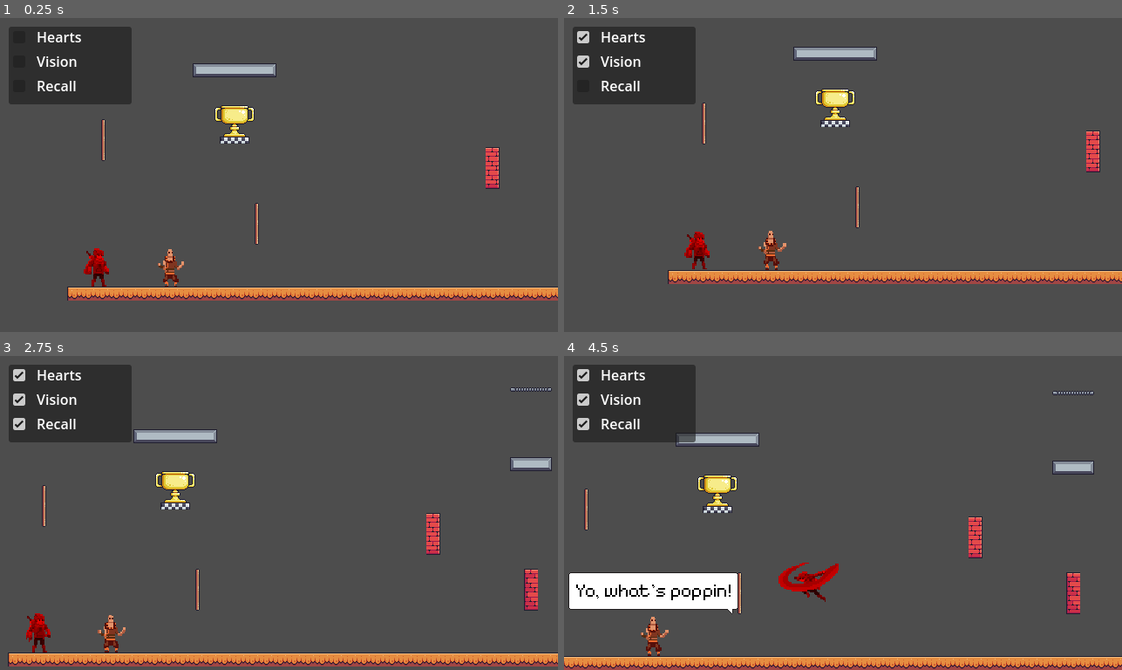
Above: before the commit, frames 1-4 (two rows, left to right).
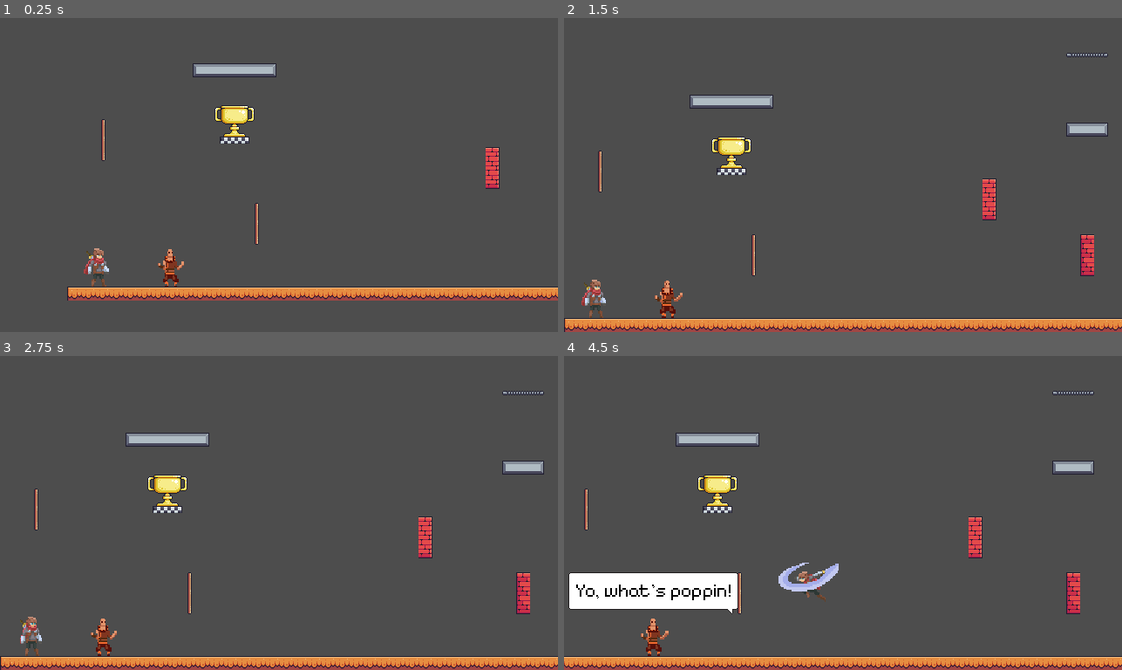
Above: after the commit, the same moments.

Repository: DeVelox/Niro
Game: Godot game, scene res://main.tscn
Same seed, same stepped clock (60 frames per second), same inputs: the game is played once before the commit and once after it.
Inputs (mouse positions are in pixels of both pictures, inside the frame that each line leads up to):
- Up to frame 1 (0.25 s): no input
- Up to frame 2 (1.5 s): click (580, 36) at 0.5 s, where only the run before the commit has a clickable "Hearts"; click (580, 61) at 1.25 s, where only the run before the commit has a clickable "Vision"
- Up to frame 3 (2.75 s): click (16, 425) at 2 s, where only the run before the commit has a clickable "Recall"
- Up to frame 4 (4.5 s): hold D (right) 2.78-4.28 s; tap Shift (dash) at 2.85, 4.35 s; tap Space (jump) at 3.02, 3.77 s; tap F (interact) at 3.6 s; hold A (left) from 4.28 s (still down)

The runs differ from the first frame. In frame 1, 5.7% of the frame differs, in the area x 1-24%, y 2-86%; in frame 2, 18%, in the area x 0-100%, y 2-100%; in frame 3, 14%; in frame 4, 6.1%.

Commit message:
Added debug menu (press F4)

Diff:
--- a/data_store.gd
+++ b/data_store.gd
@@ -5,3 +5,6 @@
 var scene_history: Array[String]
 
 var spawn_point: Vector2
+
+var debug_path: Array[Vector2]
+var debug_properties: Array[String]
--- a/main.gd
+++ b/main.gd
@@ -1,9 +1,6 @@
 extends Node
 @export_file("*.tscn") var current_scene: String
 @onready var spawn: Marker2D = $Spawn
-@onready var hearts: CheckBox = $CanvasLayer/Panel/VFlowContainer/Hearts
-@onready var vision: CheckBox = $CanvasLayer/Panel/VFlowContainer/Vision
-@onready var recall: CheckBox = $CanvasLayer/Panel/VFlowContainer/Recall
 
 
 # Called when the node enters the scene tree for the first time.
@@ -20,46 +17,7 @@
 		load_player.position = spawn.position
 	add_child(load_player)
 
-	_init_checkbox()
-
 
 # Called every frame. 'delta' is the elapsed time since the previous frame.
 func _process(_delta):
 	pass
-
-
-# Debug UI for testing the upgrade system
-func _on_hearts_toggled(toggled_on: bool) -> void:
-	if toggled_on:
-		Upgrades.buy(Upgrades.Type.HEARTS)
-		Upgrades.add_heart()
-		print_debug(Upgrades.hearts)
-	else:
-		Upgrades.sell(Upgrades.Type.HEARTS)
-	_reload()
-
-
-func _on_vision_toggled(toggled_on: bool) -> void:
-	if toggled_on:
-		Upgrades.buy(Upgrades.Type.VISION)
-	else:
-		Upgrades.sell(Upgrades.Type.VISION)
-	_reload()
-
-
-func _on_recall_toggled(toggled_on: bool) -> void:
-	if toggled_on:
-		Upgrades.buy(Upgrades.Type.RECALL)
-	else:
-		Upgrades.sell(Upgrades.Type.RECALL)
-	_reload()
-
-
-func _init_checkbox():
-	hearts.set_pressed_no_signal(Upgrades.check(Upgrades.Type.HEARTS))
-	vision.set_pressed_no_signal(Upgrades.check(Upgrades.Type.VISION))
-	recall.set_pressed_no_signal(Upgrades.check(Upgrades.Type.RECALL))
-
-
-func _reload():
-	get_tree().reload_current_scene()
--- a/main.tscn
+++ b/main.tscn
@@ -10,51 +10,3 @@
 position = Vector2(130, 260)
 
 [node name="CanvasLayer" type="CanvasLayer" parent="."]
-
-[node name="Panel" type="Panel" parent="CanvasLayer"]
-offset_left = 10.0
-offset_top = 10.0
-offset_right = 151.0
-offset_bottom = 99.0
-
-[node name="VFlowContainer" type="VFlowContainer" parent="CanvasLayer/Panel"]
-layout_mode = 1
-anchors_preset = 15
-anchor_right = 1.0
-anchor_bottom = 1.0
-grow_horizontal = 2
-grow_vertical = 2
-
-[node name="Hearts" type="CheckBox" parent="CanvasLayer/Panel/VFlowContainer"]
-layout_mode = 2
-
-[node name="Label" type="Label" parent="CanvasLayer/Panel/VFlowContainer/Hearts"]
-layout_mode = 0
-offset_left = 32.0
-offset_right = 84.0
-offset_bottom = 23.0
-text = "Hearts"
-
-[node name="Vision" type="CheckBox" parent="CanvasLayer/Panel/VFlowContainer"]
-layout_mode = 2
-
-[node name="Label" type="Label" parent="CanvasLayer/Panel/VFlowContainer/Vision"]
-layout_mode = 0
-offset_left = 32.0
-offset_right = 79.0
-offset_bottom = 23.0
-text = "Vision"
-
-[node name="Recall" type="CheckBox" parent="CanvasLayer/Panel/VFlowContainer"]
-layout_mode = 2
-
-[node name="Label" type="Label" parent="CanvasLayer/Panel/VFlowContainer/Recall"]
-layout_mode = 0
-offset_left = 32.0
-offset_right = 78.0
-offset_bottom = 23.0
-text = "Recall"
-
-[connection signal="toggled" from="CanvasLayer/Panel/VFlowContainer/Hearts" to="." method="_on_hearts_toggled"]
-[connection signal="toggled" from="CanvasLayer/Panel/VFlowContainer/Vision" to="." method="_on_vision_toggled"]
-[connection signal="toggled" from="CanvasLayer/Panel/VFlowContainer/Recall" to="." method="_on_recall_toggled"]
--- a/player/player.gd
+++ b/player/player.gd
@@ -65,12 +65,7 @@
 	move_and_slide()
 	_coyote()
 
-	_debug()
-
-
-func _debug():
-	_clear()
-	_debug_color(!is_climbing_bottom, Color.RED)
+	_debug_clear()
 
 
 func _movement(delta: float) -> void:
@@ -501,12 +496,17 @@
 	can_take_damage = true
 
 
-func _clear() -> void:
+func _debug_clear() -> void:
 	modulate = Color.WHITE
 
 
-func _debug_color(property: bool, color: Color) -> void:
-	if property:
+func debug_color(property: String, invert: bool, color: Color) -> void:
+	var state: bool
+	if get(property):
+		state = get(property)
+	if invert:
+		state = not state
+	if state:
 		modulate = color
 
 
--- a/player/player.tscn
+++ b/player/player.tscn
@@ -32,6 +32,7 @@
 [ext_resource type="Texture2D" uid="uid://cjayn8eck7ua6" path="res://temp/adventurer/adventurer-wall-slide-01.png" id="28_2yuen"]
 [ext_resource type="AudioStream" uid="uid://c3cry3vws4b6j" path="res://temp/jump.ogg" id="29_hpjs7"]
 [ext_resource type="Texture2D" uid="uid://dnm7ya8rtxqy1" path="res://temp/double_jump.png" id="30_cadxq"]
+[ext_resource type="PackedScene" uid="uid://jbo4xpcv06af" path="res://prefabs/debug.tscn" id="33_7luae"]
 
 [sub_resource type="SpriteFrames" id="SpriteFrames_13nta"]
 animations = [{
@@ -370,6 +371,8 @@
 scale = Vector2(1, 0.4375)
 sprite_frames = SubResource("SpriteFrames_1xcut")
 animation = &"double_jump"
+
+[node name="Debug" parent="." instance=ExtResource("33_7luae")]
 
 [connection signal="timeout" from="Timers/DashTimer" to="." method="_on_dash_finished"]
 [connection signal="timeout" from="Timers/SlideTimer" to="." method="_on_slide_finished"]
--- /dev/null
+++ b/prefabs/debug.gd
@@ -0,0 +1,84 @@
+extends CanvasLayer
+
+const MENU_ROW = preload("res://prefabs/menu_row.tscn")
+
+@onready var hearts: CheckBox = $MarginContainer/DebugUpgrades/MarginContainer/VBoxContainer/Hearts
+@onready var vision: CheckBox = $MarginContainer/DebugUpgrades/MarginContainer/VBoxContainer/Vision
+@onready var recall: CheckBox = $MarginContainer/DebugUpgrades/MarginContainer/VBoxContainer/Recall
+
+
+func _ready() -> void:
+	DataStore.debug_properties = _init_properties(owner.get_property_list())
+	_init_menu(DataStore.debug_properties, MENU_ROW.instantiate())
+	_init_checkbox()
+
+
+# Called every frame. 'delta' is the elapsed time since the previous frame.
+func _process(_delta: float) -> void:
+	_toggle()
+
+
+func _init_properties(_properties: Array[Dictionary]) -> Array[String]:
+	var list: Array[String] = ["disabled"]
+	for property in _properties:
+		if property["type"] == 1 and property["usage"] == 4096:
+			list.append(property["name"])
+	return list
+
+
+func _init_menu(_properties: Array[String], _menu_row: Node) -> void:
+	var add = _menu_row.get_child(0).get_child(3)
+	add.pressed.connect(_on_add_pressed)
+	%MenuList.add_child(_menu_row)
+
+
+func _on_add_pressed() -> void:
+	_init_menu(DataStore.debug_properties, MENU_ROW.instantiate())
+
+
+# Debug UI for testing the upgrade system
+func _on_hearts_toggled(toggled_on: bool) -> void:
+	if toggled_on:
+		Upgrades.buy(Upgrades.Type.HEARTS)
+		Upgrades.add_heart()
+	else:
+		Upgrades.sell(Upgrades.Type.HEARTS)
+	_reload()
+
+
+func _on_vision_toggled(toggled_on: bool) -> void:
+	if toggled_on:
+		Upgrades.buy(Upgrades.Type.VISION)
+	else:
+		Upgrades.sell(Upgrades.Type.VISION)
+	_reload()
+
+
+func _on_recall_toggled(toggled_on: bool) -> void:
+	if toggled_on:
+		Upgrades.buy(Upgrades.Type.RECALL)
+	else:
+		Upgrades.sell(Upgrades.Type.RECALL)
+	_reload()
+
+
+func _init_checkbox():
+	hearts.set_pressed_no_signal(Upgrades.check(Upgrades.Type.HEARTS))
+	vision.set_pressed_no_signal(Upgrades.check(Upgrades.Type.VISION))
+	recall.set_pressed_no_signal(Upgrades.check(Upgrades.Type.RECALL))
+
+
+func _reload():
+	var main = get_node("/root/Main")
+	var load_level = load(DataStore.current_scene).instantiate()
+	main.add_child(load_level)
+	DataStore.current_level.queue_free()
+	DataStore.current_level = load_level
+
+
+func _toggle() -> void:
+	if Input.is_action_just_pressed("debug"):
+		if visible == true:
+			hide()
+		else:
+			show()
--- /dev/null
+++ b/prefabs/debug.tscn
@@ -0,0 +1,69 @@
+[gd_scene load_steps=4 format=3 uid="uid://jbo4xpcv06af"]
+
+[ext_resource type="Script" path="res://prefabs/debug.gd" id="1_htl8g"]
+
+[sub_resource type="Theme" id="Theme_rs50g"]
+default_font_size = 10
+
+[sub_resource type="Theme" id="Theme_whi27"]
+default_font_size = 10
+
+[node name="Debug" type="CanvasLayer"]
+visible = false
+script = ExtResource("1_htl8g")
+
+[node name="MarginContainer" type="MarginContainer" parent="."]
+anchors_preset = 15
+anchor_right = 1.0
+anchor_bottom = 1.0
+grow_horizontal = 2
+grow_vertical = 2
+theme_override_constants/margin_left = 10
+theme_override_constants/margin_top = 10
+theme_override_constants/margin_right = 10
+theme_override_constants/margin_bottom = 10
+
+[node name="DebugUpgrades" type="PanelContainer" parent="MarginContainer"]
+layout_mode = 2
+size_flags_horizontal = 0
+size_flags_vertical = 0
+theme = SubResource("Theme_rs50g")
+
+[node name="MarginContainer" type="MarginContainer" parent="MarginContainer/DebugUpgrades"]
+layout_mode = 2
+theme_override_constants/margin_left = 5
+theme_override_constants/margin_top = 5
+theme_override_constants/margin_right = 5
+theme_override_constants/margin_bottom = 5
+
+[node name="VBoxContainer" type="VBoxContainer" parent="MarginContainer/DebugUpgrades/MarginContainer"]
+layout_mode = 2
+
+[node name="Hearts" type="CheckBox" parent="MarginContainer/DebugUpgrades/MarginContainer/VBoxContainer"]
+layout_mode = 2
+focus_mode = 0
+text = "Hearts"
+
+[node name="Vision" type="CheckBox" parent="MarginContainer/DebugUpgrades/MarginContainer/VBoxContainer"]
+layout_mode = 2
+focus_mode = 0
+text = "Vision"
+
+[node name="Recall" type="CheckBox" parent="MarginContainer/DebugUpgrades/MarginContainer/VBoxContainer"]
+layout_mode = 2
+focus_mode = 0
+text = "Recall"
+
+[node name="DebugProperties" type="PanelContainer" parent="MarginContainer"]
+layout_mode = 2
+size_flags_horizontal = 8
+size_flags_vertical = 0
+theme = SubResource("Theme_whi27")
+
+[node name="MenuList" type="VBoxContainer" parent="MarginContainer/DebugProperties"]
+unique_name_in_owner = true
+layout_mode = 2
+
+[connection signal="toggled" from="MarginContainer/DebugUpgrades/MarginContainer/VBoxContainer/Hearts" to="." method="_on_hearts_toggled"]
+[connection signal="toggled" from="MarginContainer/DebugUpgrades/MarginContainer/VBoxContainer/Vision" to="." method="_on_vision_toggled"]
+[connection signal="toggled" from="MarginContainer/DebugUpgrades/MarginContainer/VBoxContainer/Recall" to="." method="_on_recall_toggled"]
--- a/prefabs/debug_path.gd
+++ b/prefabs/debug_path.gd
@@ -1,4 +1,3 @@
-@tool
 extends Node2D
 
 @export_range(0.0, 1.0) var opacity: float = 0.5
@@ -8,17 +7,25 @@
 
 # Called when the node enters the scene tree for the first time.
 func _ready() -> void:
-	modulate.a = opacity
-	DataStore.path.append(player.global_position)
+	_init_path()
 
 
 # Called every frame. 'delta' is the elapsed time since the previous frame.
 func _process(_delta: float) -> void:
-	pos = player.global_position
-	if DataStore.path.back() != pos:
-		DataStore.path.append(pos)
-		queue_redraw()
+	_draw_path()
 
 
-func _draw():
-	draw_polyline(DataStore.path, Color.GREEN, 2)
+func _draw() -> void:
+	draw_polyline(DataStore.debug_path, Color.GREEN, 2)
+
+
+func _init_path() -> void:
+	modulate.a = opacity
+	DataStore.debug_path.append(player.global_position)
+
+
+func _draw_path() -> void:
+	pos = player.global_position
+	if DataStore.debug_path.back() != pos:
+		DataStore.debug_path.append(pos)
+		queue_redraw()
--- /dev/null
+++ b/prefabs/menu_row.gd
@@ -0,0 +1,49 @@
+extends MarginContainer
+
+var selected: String
+var inverted: bool
+var tint: Color
+
+@onready var menu: OptionButton = $MenuItem/Menu
+@onready var invert: Button = $MenuItem/Invert
+@onready var picker: ColorPickerButton = $MenuItem/Color
+@onready var add: Button = $MenuItem/Add
+@onready var remove: Button = $MenuItem/Remove
+@onready var player: Player = get_parent().owner.owner
+
+
+# Called when the node enters the scene tree for the first time.
+func _ready() -> void:
+	for property in DataStore.debug_properties:
+		menu.add_item(property)
+	picker.color = Color.from_hsv(randf(), 1, 1)
+
+	selected = "disabled"
+	inverted = false
+	tint = picker.color
+
+
+# Called every frame. 'delta' is the elapsed time since the previous frame.
+func _process(_delta: float) -> void:
+	player.debug_color(selected, inverted, tint)
+
+
+func _on_menu_item_selected(index: int) -> void:
+	selected = menu.get_item_text(index)
+
+
+func _on_invert_toggled(toggled_on: bool) -> void:
+	inverted = toggled_on
+
+
+func _on_color_color_changed(color: Color) -> void:
+	tint = color
+
+
+func _on_add_pressed() -> void:
+	add.hide()
+	remove.show()
+
+
+func _on_remove_pressed() -> void:
+	queue_free()
--- /dev/null
+++ b/prefabs/menu_row.tscn
@@ -0,0 +1,66 @@
+[gd_scene load_steps=3 format=3 uid="uid://dqt2exr3vawml"]
+
+[ext_resource type="Script" path="res://prefabs/menu_row.gd" id="1_q6nwx"]
+
+[sub_resource type="Theme" id="Theme_c1qi8"]
+ColorPicker/constants/sv_height = 100
+ColorPicker/constants/sv_width = 100
+
+[node name="MenuRow" type="MarginContainer"]
+theme_override_constants/margin_left = 5
+theme_override_constants/margin_top = 5
+theme_override_constants/margin_right = 5
+theme_override_constants/margin_bottom = 5
+script = ExtResource("1_q6nwx")
+
+[node name="MenuItem" type="HBoxContainer" parent="."]
+layout_mode = 2
+
+[node name="Menu" type="OptionButton" parent="MenuItem"]
+layout_mode = 2
+size_flags_horizontal = 0
+size_flags_vertical = 4
+focus_mode = 0
+
+[node name="Invert" type="Button" parent="MenuItem"]
+custom_minimum_size = Vector2(20, 20)
+layout_mode = 2
+size_flags_horizontal = 3
+size_flags_vertical = 4
+focus_mode = 0
+theme_override_colors/font_color = Color(0, 1, 0, 1)
+theme_override_colors/font_pressed_color = Color(1, 0, 0, 1)
+theme_override_colors/font_hover_color = Color(0, 1, 0, 1)
+theme_override_colors/font_focus_color = Color(0, 1, 0, 1)
+theme_override_colors/font_hover_pressed_color = Color(1, 0, 0, 1)
+theme_override_colors/font_disabled_color = Color(0, 1, 0, 1)
+toggle_mode = true
+text = "!"
+
+[node name="Color" type="ColorPickerButton" parent="MenuItem"]
+custom_minimum_size = Vector2(22, 22)
+layout_mode = 2
+size_flags_horizontal = 10
+size_flags_vertical = 4
+focus_mode = 0
+theme = SubResource("Theme_c1qi8")
+color = Color(0, 1, 0, 1)
+
+[node name="Add" type="Button" parent="MenuItem"]
+custom_minimum_size = Vector2(20, 20)
+layout_mode = 2
+focus_mode = 0
+text = "+"
+
+[node name="Remove" type="Button" parent="MenuItem"]
+visible = false
+custom_minimum_size = Vector2(20, 20)
+layout_mode = 2
+focus_mode = 0
+text = "-"
+
+[connection signal="item_selected" from="MenuItem/Menu" to="." method="_on_menu_item_selected"]
+[connection signal="toggled" from="MenuItem/Invert" to="." method="_on_invert_toggled"]
+[connection signal="color_changed" from="MenuItem/Color" to="." method="_on_color_color_changed"]
+[connection signal="pressed" from="MenuItem/Add" to="." method="_on_add_pressed"]
+[connection signal="pressed" from="MenuItem/Remove" to="." method="_on_remove_pressed"]
--- a/project.godot
+++ b/project.godot
@@ -104,6 +104,11 @@
 , Object(InputEventKey,"resource_local_to_scene":false,"resource_name":"","device":-1,"window_id":0,"alt_pressed":false,"shift_pressed":false,"ctrl_pressed":false,"meta_pressed":false,"pressed":false,"keycode":0,"physical_keycode":4194322,"key_label":0,"unicode":0,"echo":false,"script":null)
 ]
 }
+debug={
+"deadzone": 0.5,
+"events": [Object(InputEventKey,"resource_local_to_scene":false,"resource_name":"","device":-1,"window_id":0,"alt_pressed":false,"shift_pressed":false,"ctrl_pressed":false,"meta_pressed":false,"pressed":false,"keycode":0,"physical_keycode":4194335,"key_label":0,"unicode":0,"echo":false,"script":null)
+]
+}
 
 [layer_names]
 
Not shown: 1 places in player/player.tscn that only renumber resources
